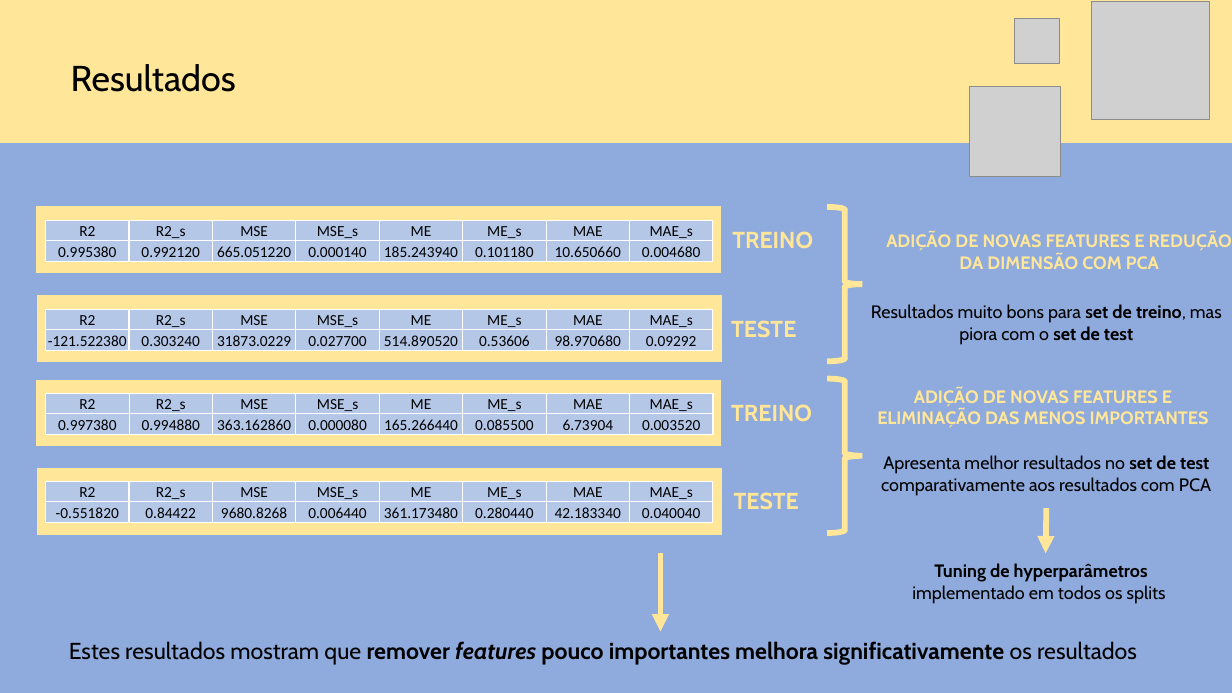
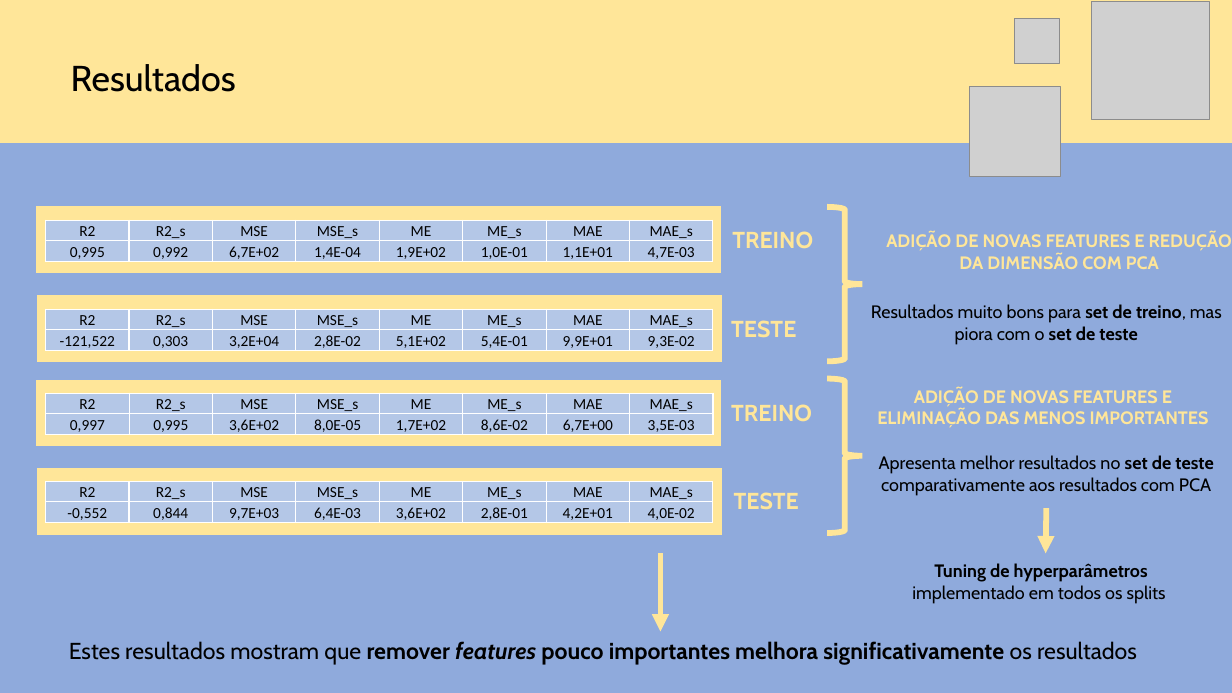
Before and after one commit to fsbarros98/IART_classes, a slide deck: slide 7 of COVID-19/presentations/Apresentação final.pptx. Drawn at 1232x693 pixels with LibreOffice and Linux fonts; fonts in the diff are those of the drawing; grey boxes stand for pictures. Boxes give left, top, right and bottom in pixels: in the first picture for what was removed or moved away, otherwise in the second. Text is boxed around its words. In the diff, an @@ line names an element or a change of style, - is before the commit and + after.

```diff
--- a/COVID-19/presentations/Apresentação final.pptx
+++ b/COVID-19/presentations/Apresentação final.pptx
@@ table at (45, 220, 711, 263) @@
-row 2: 0.995380 | 0.992120 | 665.051220 | 0.000140 | 185.243940 | 0.101180 | 10.650660 | 0.004680
+row 2: 0,995 | 0,992 | 6,7E+02 | 1,4E-04 | 1,9E+02 | 1,0E-01 | 1,1E+01 | 4,7E-03
@@ table at (45, 310, 711, 355) @@
-row 2: -121.522380 | 0.303240 | 31873.0229 | 0.027700 | 514.890520 | 0.53606 | 98.970680 | 0.09292
+row 2: -121,522 | 0,303 | 3,2E+04 | 2,8E-02 | 5,1E+02 | 5,4E-01 | 9,9E+01 | 9,3E-02
@@ text at (871, 304, 1222, 345): text changed @@
-Resultados muito bons para set de treino, mas piora com o set de test
+Resultados muito bons para set de treino, mas piora com o set de teste
@@ table at (45, 393, 711, 436) @@
-row 2: 0.997380 | 0.994880 | 363.162860 | 0.000080 | 165.266440 | 0.085500 | 6.73904 | 0.003520
+row 2: 0,997 | 0,995 | 3,6E+02 | 8,0E-05 | 1,7E+02 | 8,6E-02 | 6,7E+00 | 3,5E-03
@@ text at (879, 455, 1214, 496): text changed @@
-Apresenta melhor resultados no set de test comparativamente aos resultados com PCA
+Apresenta melhor resultados no set de teste comparativamente aos resultados com PCA
@@ table at (45, 482, 711, 527) @@
-row 2: -0.551820 | 0.84422 | 9680.8268 | 0.006440 | 361.173480 | 0.280440 | 42.183340 | 0.040040
+row 2: -0,552 | 0,844 | 9,7E+03 | 6,4E-03 | 3,6E+02 | 2,8E-01 | 4,2E+01 | 4,0E-02
```
Also in this commit, not shown: 3 other slides changed.
